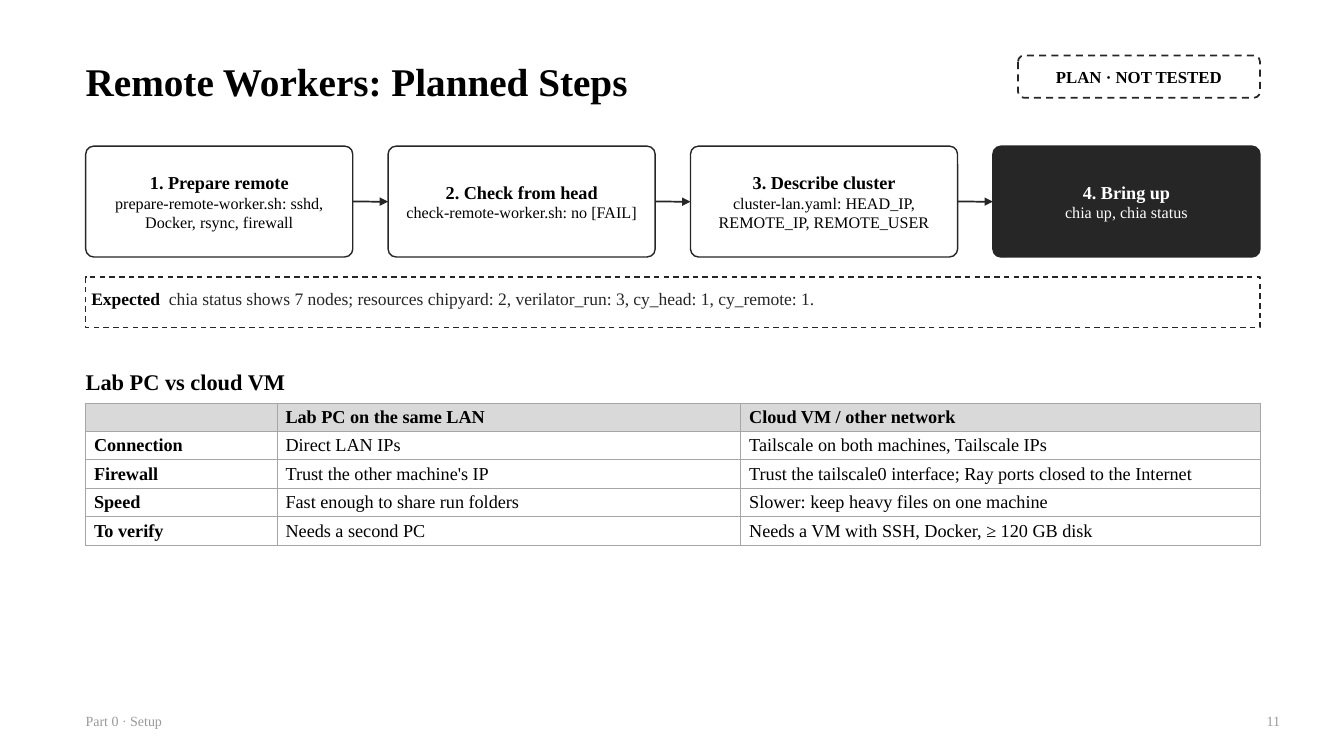
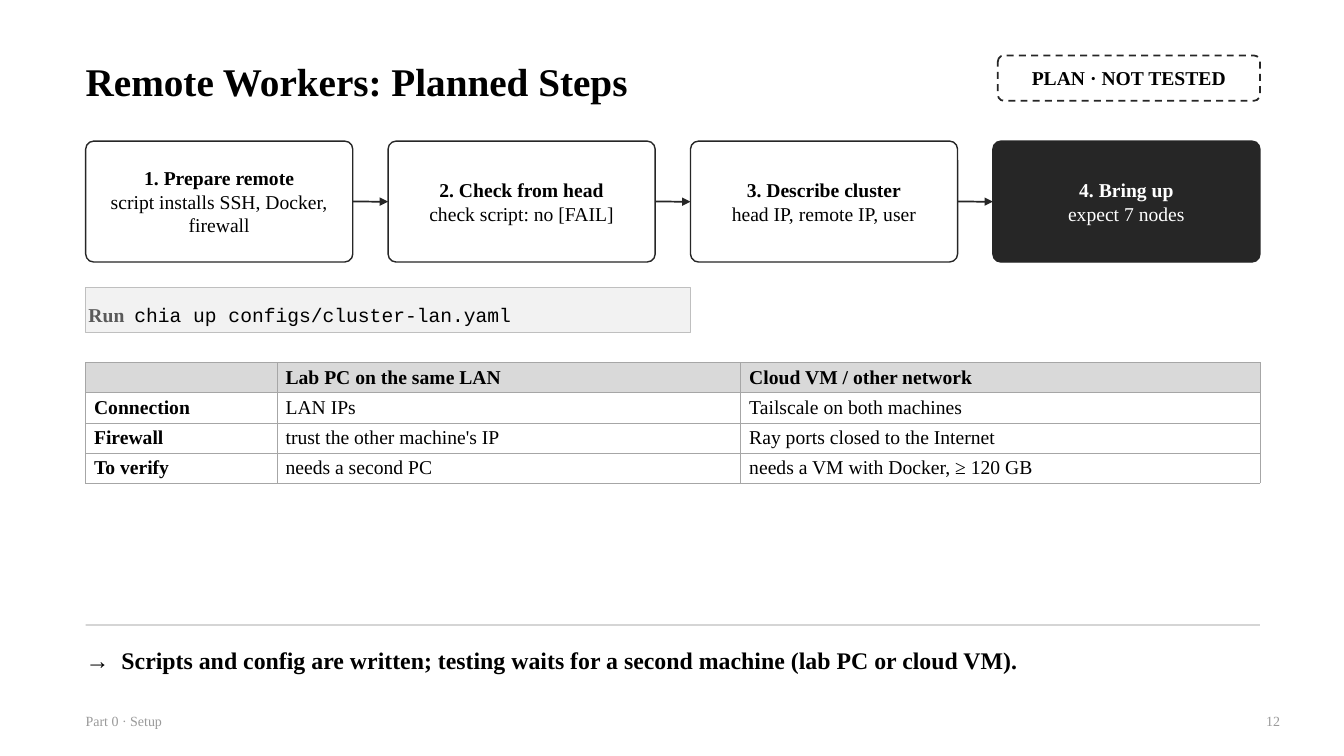
Before and after one commit to chipchip-tech/CHIA-workflow, a slide deck: slide 12 of projects/demo-alu/report/guides/0_Setup.pptx (slide 11 before the commit). Drawn at 1344x756 pixels with LibreOffice and Linux fonts; fonts in the diff are those of the drawing. Boxes give left, top, right and bottom in pixels: in the first picture for what was removed or moved away, otherwise in the second. Text is boxed around its words. In the diff, an @@ line names an element or a change of style, - is before the commit and + after.

```diff
--- a/projects/demo-alu/report/guides/0_Setup.pptx
+++ b/projects/demo-alu/report/guides/0_Setup.pptx
@@ rounded rectangle "PLAN · NOT TESTED": place and size @@
-rounded rectangle "PLAN · NOT TESTED" at (1018, 55, 1260, 98)
+rounded rectangle "PLAN · NOT TESTED" at (998, 55, 1260, 101)
@@ rounded rectangle "PLAN · NOT TESTED" at (998, 55, 1260, 101): size 12 to 14 pt; proportions changed @@
@@ rounded rectangle "1. Prepare remote": place and size @@
-rounded rectangle "1. Prepare remote" at (86, 146, 353, 257)
+rounded rectangle "1. Prepare remote" at (86, 141, 353, 262)
@@ rounded rectangle "2. Check from head": place and size @@
-rounded rectangle "2. Check from head" at (388, 146, 655, 257)
+rounded rectangle "2. Check from head" at (388, 141, 655, 262)
@@ rounded rectangle "3. Describe cluster": place and size @@
-rounded rectangle "3. Describe cluster" at (691, 146, 958, 257)
+rounded rectangle "3. Describe cluster" at (691, 141, 958, 262)
@@ proportions changed in 4 elements at (691, 141, 958, 262), (388, 141, 655, 262), (86, 141, 353, 262), (993, 141, 1260, 262) @@
@@ rounded rectangle "4. Bring up": place and size @@
-rounded rectangle "4. Bring up" at (993, 146, 1260, 257)
+rounded rectangle "4. Bring up" at (993, 141, 1260, 262)
@@ text in rounded rectangle at (144, 172, 294, 190): size 13 to 14 pt in "1. Prepare remote" @@
@@ text in rounded rectangle at (111, 195, 327, 233): text changed; size 11.5 to 14 pt @@
-prepare-remote-worker.sh: sshd, Docker, rsync, firewall
+script installs SSH, Docker, firewall
@@ text in rounded rectangle at (429, 207, 613, 226): text changed; size 11.5 to 14 pt @@
-check-remote-worker.sh: no [FAIL]
+check script: no [FAIL]
@@ text in rounded rectangle at (439, 183, 603, 198): size 13 to 14 pt in "2. Check from head" @@
@@ text in rounded rectangle at (732, 207, 916, 224): text changed; size 11.5 to 14 pt @@
-cluster-lan.yaml: HEAD_IP, REMOTE_IP, REMOTE_USER
+head IP, remote IP, user
@@ text in rounded rectangle at (747, 183, 901, 198): size 13 to 14 pt in "3. Describe cluster" @@
@@ text in rounded rectangle at (1068, 207, 1185, 225): text changed; size 11.5 to 14 pt @@
-chia up, chia status
+expect 7 nodes
@@ text in rounded rectangle at (1079, 183, 1174, 202): size 13 to 14 pt in "4. Bring up" @@
@@ rectangle removed at (86, 277, 1260, 328) @@
-Expected chia status shows 7 nodes; resources chipyard: 2, verilator_run: 3, cy_head: 1, cy_remote: 1.
@@ rectangle added at (86, 287, 691, 333), fill #F2F2F2, outline #BFBFBF 0.75 pt, 14 pt, text #000000 @@
+Run chia up configs/cluster-lan.yaml
@@ table at (86, 363, 1260, 483) @@
-row 2: Connection | Direct LAN IPs | Tailscale on both machines, Tailscale IPs
-row 3: Firewall | Trust the other machine's IP | Trust the tailscale0 interface; Ray ports closed to the Internet
-row 4: Speed | Fast enough to share run folders | Slower: keep heavy files on one machine
-row 5: To verify | Needs a second PC | Needs a VM with SSH, Docker, ≥ 120 GB disk
+row 2: Connection | LAN IPs | Tailscale on both machines
+row 3: Firewall | trust the other machine's IP | Ray ports closed to the Internet
+row 4: To verify | needs a second PC | needs a VM with Docker, ≥ 120 GB
@@ table: place and size @@
-table at (86, 403, 1260, 545)
+table at (86, 363, 1260, 483)
@@ text removed at (86, 374, 285, 391) @@
-Lab PC vs cloud VM
@@ line added from (86, 625) to (1260, 625), #BFBFBF 1 pt @@
@@ text added at (121, 652, 1017, 674), 17 pt, text #000000, bold @@
+→ Scripts and config are written; testing waits for a second machine (lab PC or cloud VM).
@@ text at (1266, 717, 1280, 726): text changed @@
-11
+12
```
Also in this commit, not shown: 11 other slides changed, 1 slide added, 4 other files.
